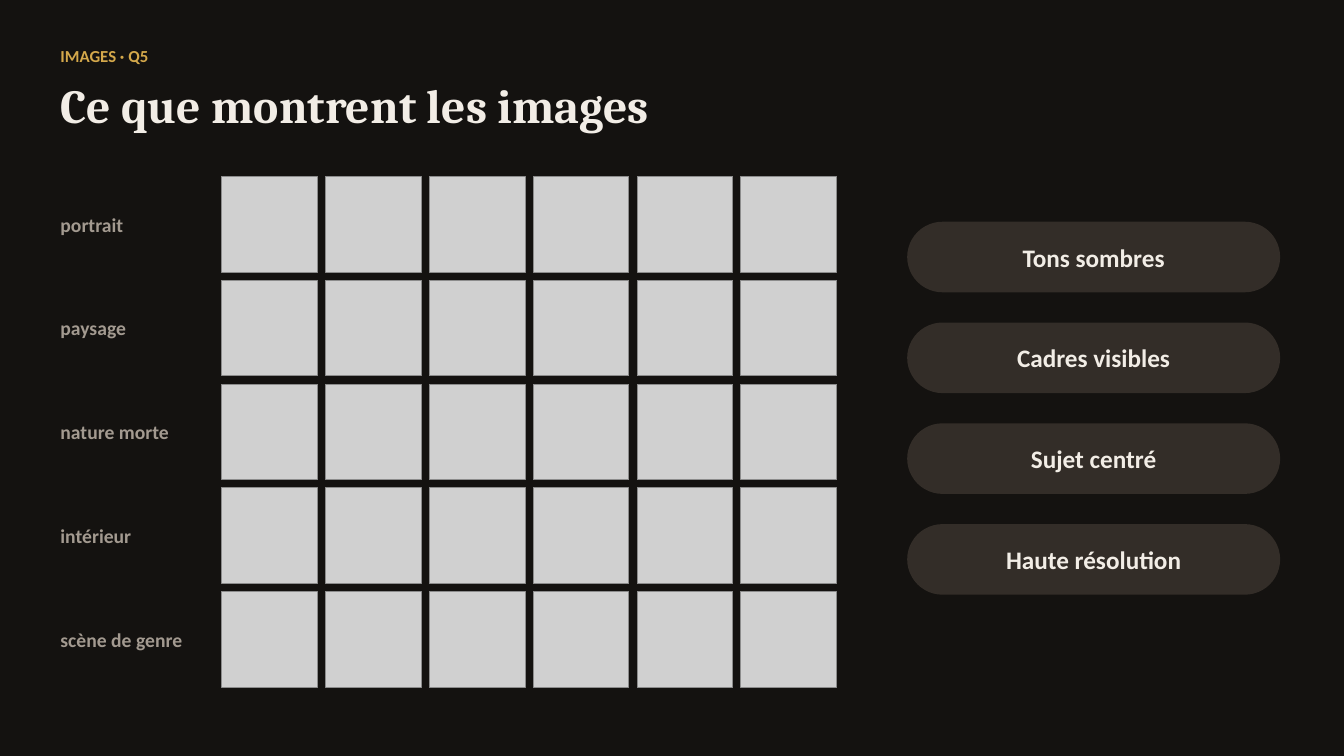
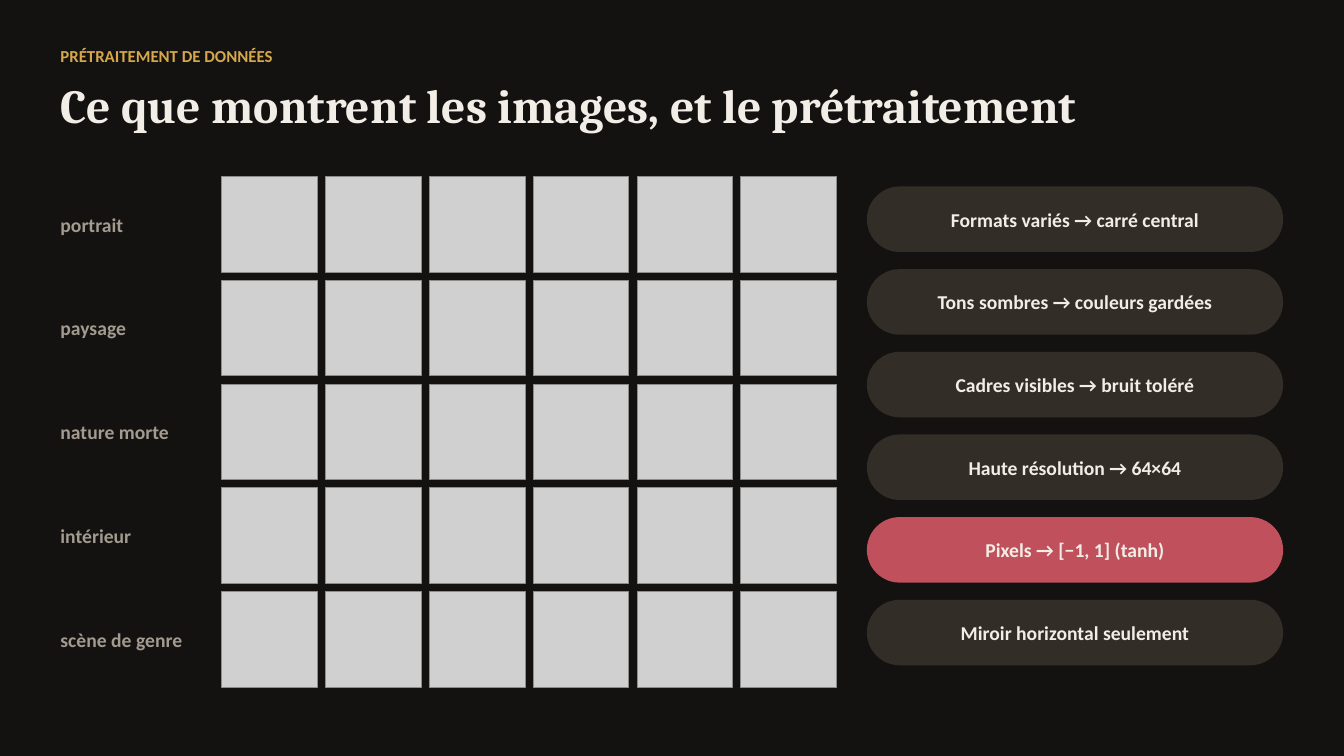
Before and after one commit to KAHINA-ABBAD/ganisme, a slide deck: slide 13 of reports/presentation/GANisme_sombre.pptx (slide 28 before the commit). Drawn at 1344x756 pixels with LibreOffice and Linux fonts; fonts in the diff are those of the drawing; grey boxes stand for pictures. Boxes give left, top, right and bottom in pixels: in the first picture for what was removed or moved away, otherwise in the second. Text is boxed around its words. In the diff, an @@ line names an element or a change of style, - is before the commit and + after.

```diff
--- a/reports/presentation/GANisme_sombre.pptx
+++ b/reports/presentation/GANisme_sombre.pptx
@@ text at (60, 48, 272, 62): text changed @@
-IMAGES · Q5
+PRÉTRAITEMENT DE DONNÉES
@@ text at (60, 89, 1076, 133): text changed @@
-Ce que montrent les images
+Ce que montrent les images, et le prétraitement
@@ rounded rectangle added at (867, 187, 1284, 252), fill #332D28, 14 pt, text #F2EDE6, bold @@
+Formats variés → carré central
@@ rounded rectangle "Tons sombres → couleurs gardées": place and size @@
-rounded rectangle "Tons sombres → couleurs gardées" at (907, 222, 1280, 292)
+rounded rectangle "Tons sombres → couleurs gardées" at (867, 269, 1284, 335)
@@ text in rounded rectangle at (938, 295, 1212, 313): text changed; size 18 to 14 pt @@
-Tons sombres
+Tons sombres → couleurs gardées
@@ rounded rectangle "Cadres visibles → bruit toléré": place and size @@
-rounded rectangle "Cadres visibles → bruit toléré" at (907, 323, 1280, 393)
+rounded rectangle "Cadres visibles → bruit toléré" at (867, 352, 1284, 417)
@@ text in rounded rectangle at (956, 378, 1195, 392): text changed; size 18 to 14 pt @@
-Cadres visibles
+Cadres visibles → bruit toléré
@@ rounded rectangle "Haute résolution → 64×64": place and size @@
-rounded rectangle "Haute résolution → 64×64" at (907, 524, 1280, 595)
+rounded rectangle "Haute résolution → 64×64" at (867, 435, 1284, 500)
@@ rounded rectangle removed at (907, 423, 1280, 494) @@
-Sujet centré
@@ text in rounded rectangle at (969, 461, 1182, 475): text changed; size 18 to 14 pt @@
-Haute résolution
+Haute résolution → 64×64
@@ rounded rectangle added at (867, 517, 1284, 583), fill #C0505C, 14 pt, text #F2EDE6, bold @@
+Pixels → [−1, 1] (tanh)
@@ rounded rectangle added at (867, 600, 1284, 665), fill #332D28, 14 pt, text #F2EDE6, bold @@
+Miroir horizontal seulement
```
Also in this commit, not shown: 20 other slides changed, 3 slides added, 24 slides removed, 16 other files.
